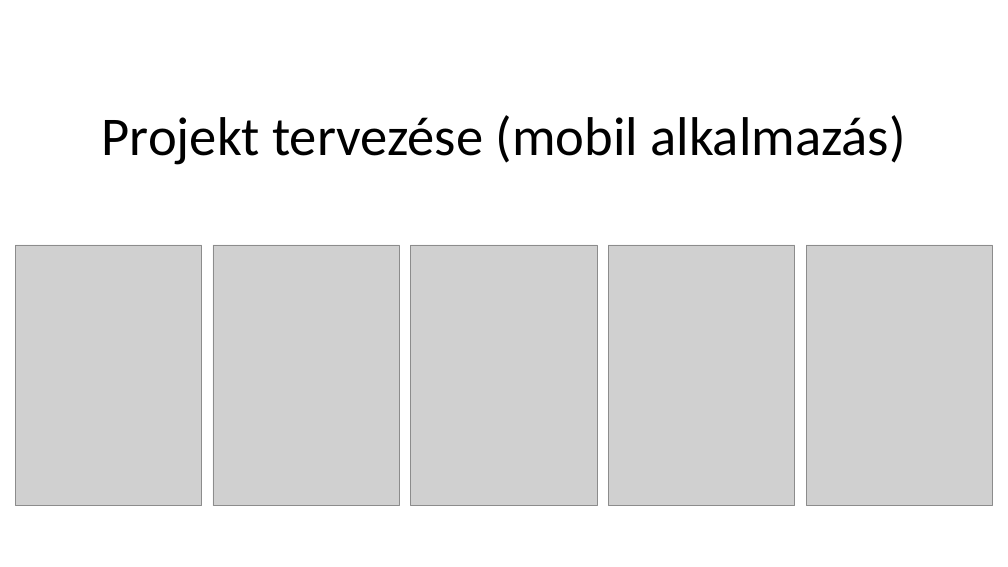
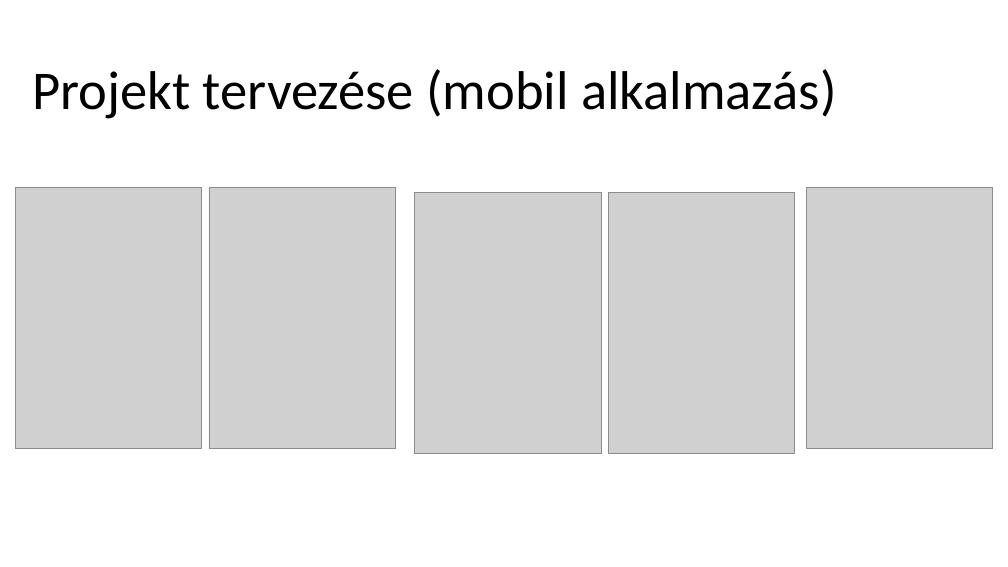
Before and after one commit to KantorKrisztian/Rentaruro_projekt, a slide deck: slide 13 of Rentaruro.pptx. Drawn at 1008x567 pixels with LibreOffice and Linux fonts; fonts in the diff are those of the drawing; grey boxes stand for pictures. Boxes give left, top, right and bottom in pixels: in the first picture for what was removed or moved away, otherwise in the second. Text is boxed around its words. In the diff, an @@ line names an element or a change of style, - is before the commit and + after.

```diff
--- a/Rentaruro.pptx
+++ b/Rentaruro.pptx
@@ title "Projekt tervezése (mobil alkalmazás)": place and size @@
-title "Projekt tervezése (mobil alkalmazás)" at (102,115,906,165)
+title "Projekt tervezése (mobil alkalmazás)" at (33,69,837,119)
@@ picture: place and size @@
-picture at (213,245,400,506)
+picture at (209,188,395,448)
@@ picture: place and size @@
-picture at (411,245,597,506)
+picture at (415,192,602,453)
@@ 3 pictures: place and size @@
-3 pictures at (15,245,993,506)
+3 pictures at (15,188,993,453)
```
Also in this commit, not shown: 2 other slides changed, 1 slide added.
